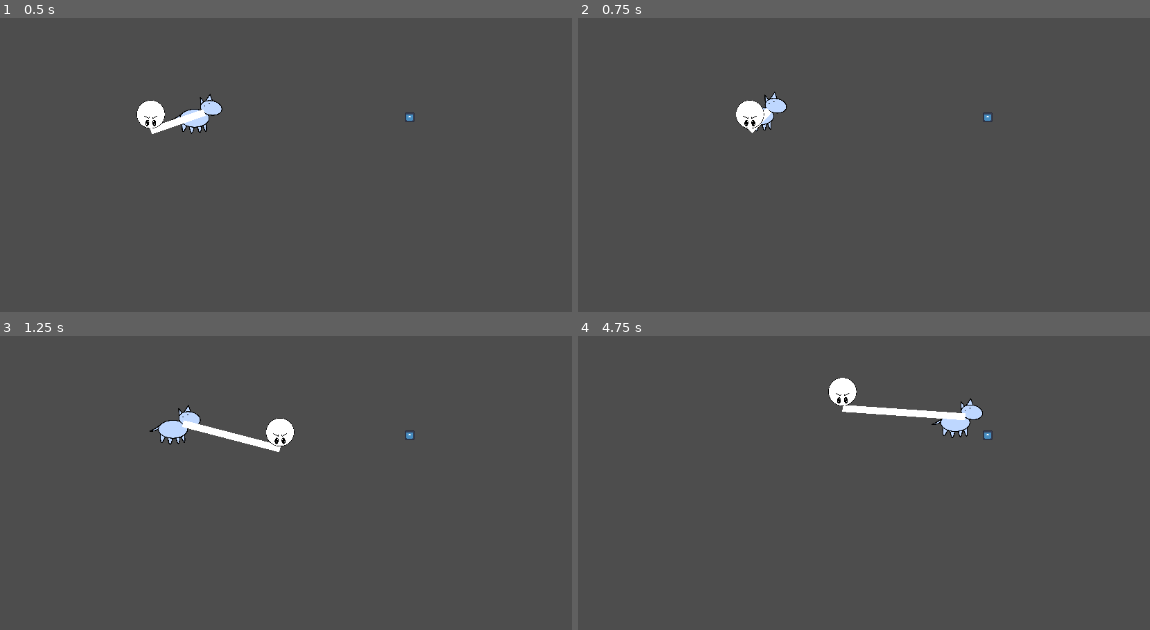
Above: before the commit, frames 1-4 (two rows, left to right).
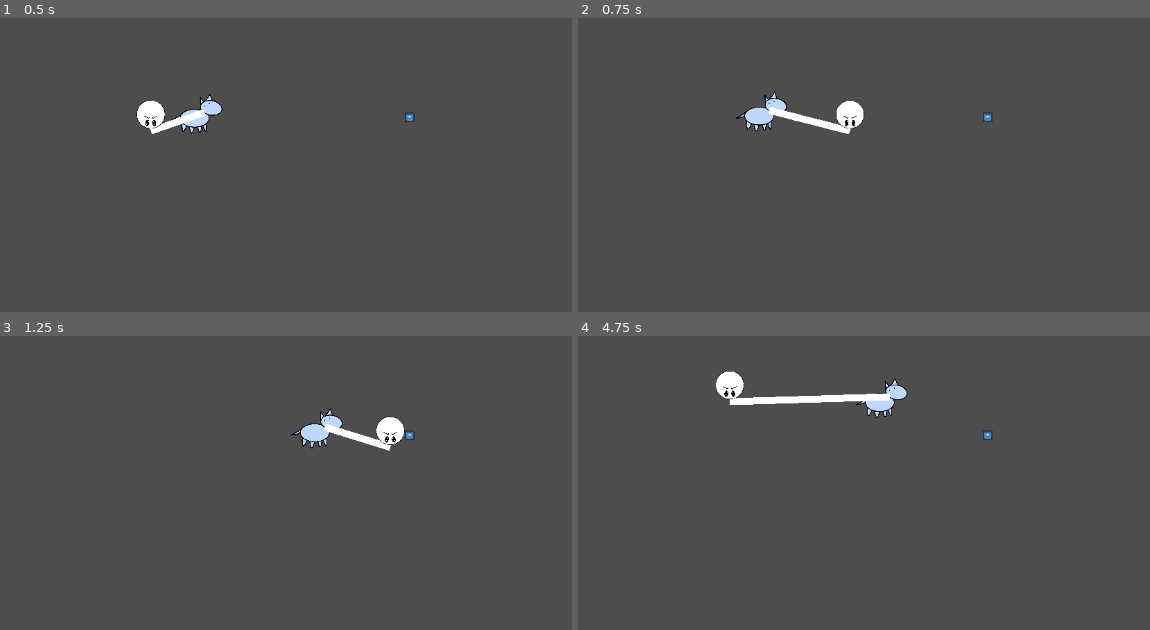
Above: after the commit, the same moments.

Repository: RandomPuddles/Un-Leashed
Game: Godot game, scene res://Scenes/main.tscn
The game is run twice, just before and just after one commit, with the same random seed, the same clock (stepped at 60 frames per second) and the same inputs. The engine's default icon, where the game draws it, is replaced by a stand-in: a white triangle on a blue panel in a dark square.
Inputs:
- Up to frame 1 (0.5 s): no input
- Up to frame 2 (0.75 s): hold D (right) from 0.53 s (still down); tap Shift (dash, bound only after the commit) at 0.6 s
- Up to frame 3 (1.25 s): keep holding D (right)
- Up to frame 4 (4.75 s): release D (right) at 1.28 s; hold S (down) 1.28-2.03 s; tap Shift (dash, bound only after the commit) every 0.75 s from 1.35 to 4.35 s; hold D (right) 2.03-2.78 s; hold W (up) 2.78-3.53 s; hold A (left) from 3.53 s (still down)

Frame 1 is identical in both runs. In frame 2, 1.1% of the frame differs, in the area x 27-50%, y 26-40%; in frame 3, 2.4%; in frame 4, 2.6%, in the area x 24-71%, y 11-35%.

Commit message:
Player can dash once every 3 seconds.

Diff:
--- a/un-leashed/Scenes/player.tscn
+++ b/un-leashed/Scenes/player.tscn
@@ -32,3 +32,6 @@
 
 [node name="CollisionShape2D" type="CollisionShape2D" parent="InteractionArea" unique_id=64741582]
 shape = SubResource("CircleShape2D_v0iea")
+
+[node name="DashTimer" type="Timer" parent="." unique_id=742597891]
+one_shot = true
--- a/un-leashed/Scripts/player.gd
+++ b/un-leashed/Scripts/player.gd
@@ -2,14 +2,15 @@
 extends RigidBody2D
 
 @onready var leash_anchor: Marker2D = $LeashAnchor
+@onready var dash_timer: Timer = $DashTimer
 
 @export var acceleration: float = 2000.0
 @export var maxSpeed: float = 2000.0
+@export var dashForce: float = 50
 
 # Called when the node enters the scene tree for the first time.
 func _ready() -> void:
 	pass # Replace with function body.
-
 
 # Called every frame. 'delta' is the elapsed time since the previous frame.
 func _physics_process(delta: float) -> void:
@@ -18,4 +19,8 @@
 		var targetVelocity = input_direction * maxSpeed
 		var velocityDifference = targetVelocity - linear_velocity
 		var moveForce = velocityDifference / delta
-		apply_central_force(moveForce.limit_length(acceleration * mass))
+		if Input.is_action_just_pressed("dash") and dash_timer.is_stopped():
+			apply_central_force(moveForce.limit_length(acceleration * mass) * dashForce)
+			dash_timer.start(3)
+		else:
+			apply_central_force(moveForce.limit_length(acceleration * mass))
--- a/un-leashed/project.godot
+++ b/un-leashed/project.godot
@@ -41,6 +41,11 @@
 "events": [Object(InputEventKey,"resource_local_to_scene":false,"resource_name":"","device":-1,"window_id":0,"alt_press …(192 unchanged characters)…
 ]
 }
+dash={
+"deadzone": 0.2,
+"events": [Object(InputEventKey,"resource_local_to_scene":false,"resource_name":"","device":-1,"window_id":0,"alt_pressed":false,"shift_pressed":false,"ctrl_pressed":false,"meta_pressed":false,"pressed":false,"keycode":0,"physical_keycode":4194325,"key_label":0,"unicode":0,"location":0,"echo":false,"script":null)
+]
+}
 
 [physics]
 
